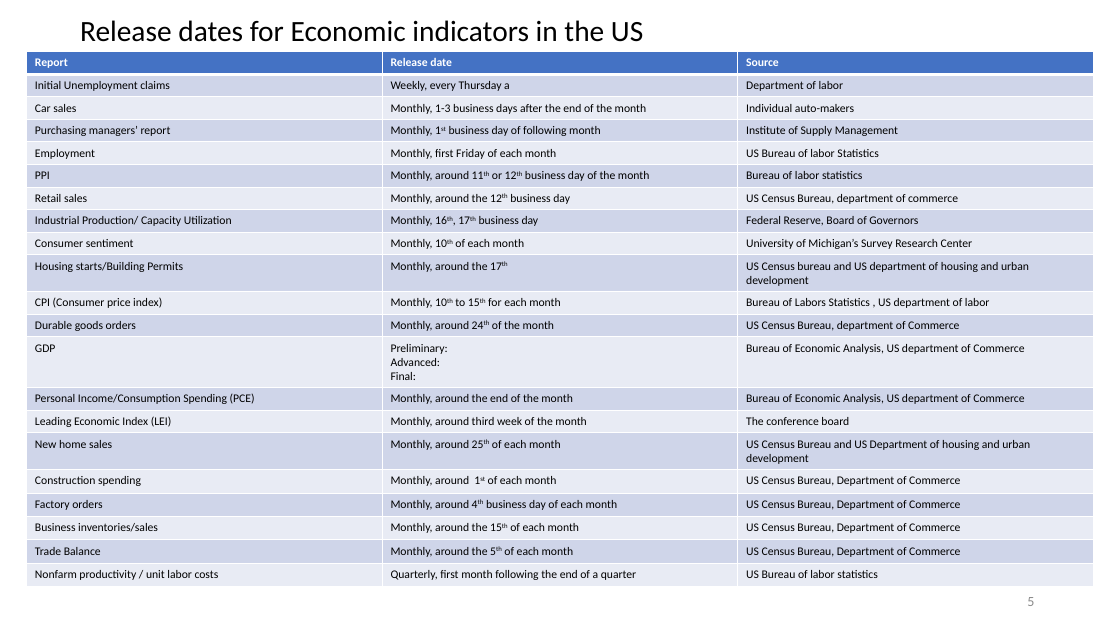
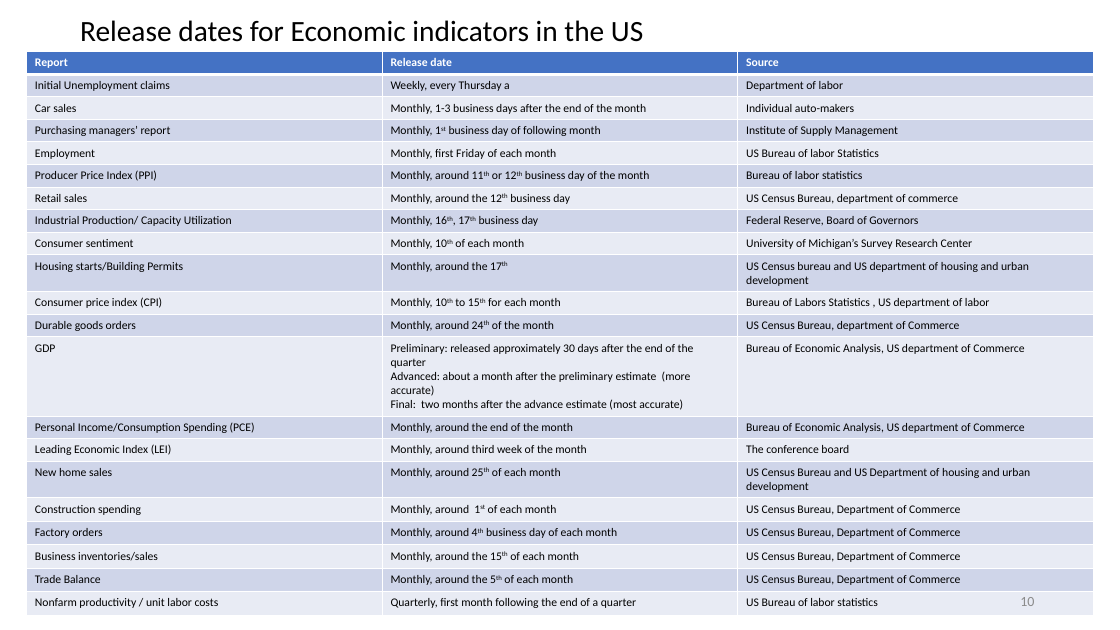
Before and after one commit to omroot/d2l_pytorch, a slide deck: slide 10 of mylearnings/mylecturenotes/TheMacroMinimum.pptx (slide 5 before the commit). Drawn at 1120x630 pixels with LibreOffice and Linux fonts; fonts in the diff are those of the drawing. Boxes give left, top, right and bottom in pixels: in the first picture for what was removed or moved away, otherwise in the second. Text is boxed around its words. In the diff, an @@ line names an element or a change of style, - is before the commit and + after.

```diff
--- a/mylearnings/mylecturenotes/TheMacroMinimum.pptx
+++ b/mylearnings/mylecturenotes/TheMacroMinimum.pptx
@@ table at <box>27,51,1093,612</box> @@
-row 6, column 1: PPI
+row 6, column 1: Producer Price Index (PPI)
-row 11, column 1: CPI (Consumer price index)
+row 11, column 1: Consumer price index (CPI)
-row 13, column 2: Preliminary: / Advanced: / Final:
+row 13, column 2: Preliminary: released approximately 30 days after the end of the quarter / Advanced: about a month after the preliminary estimate (more accurate) / Final: two months after the advance estimate (most accurate)
@@ page number at <box>1020,597,1034,606</box>: text changed @@
-5
+10
```
Also in this commit, not shown: 5 slides added, 1 other file.
